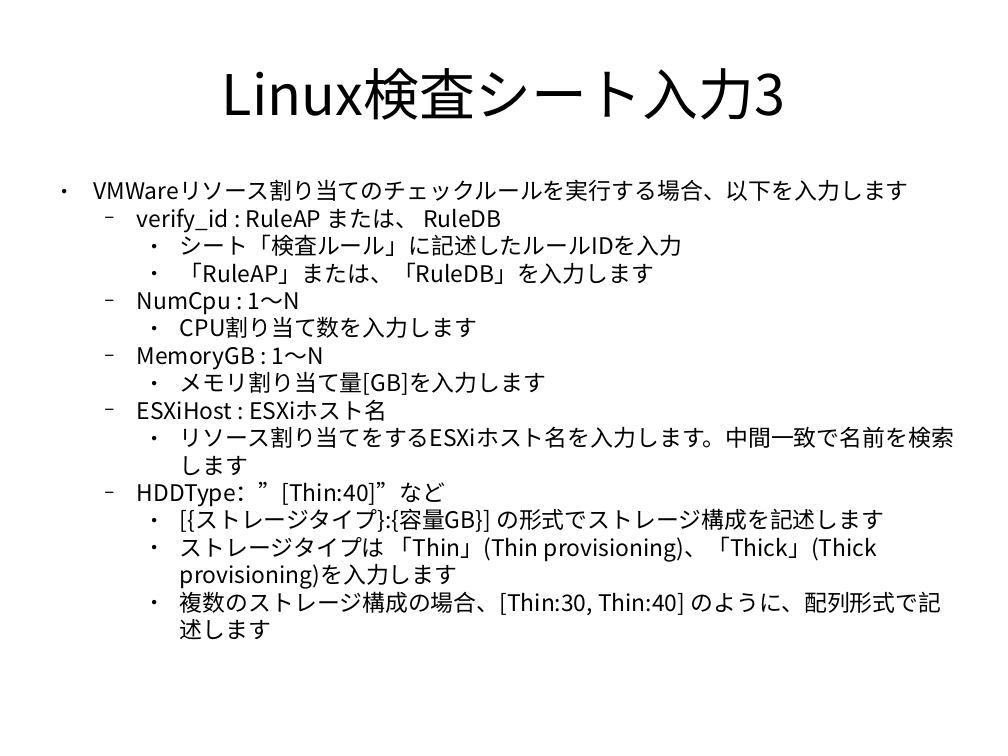
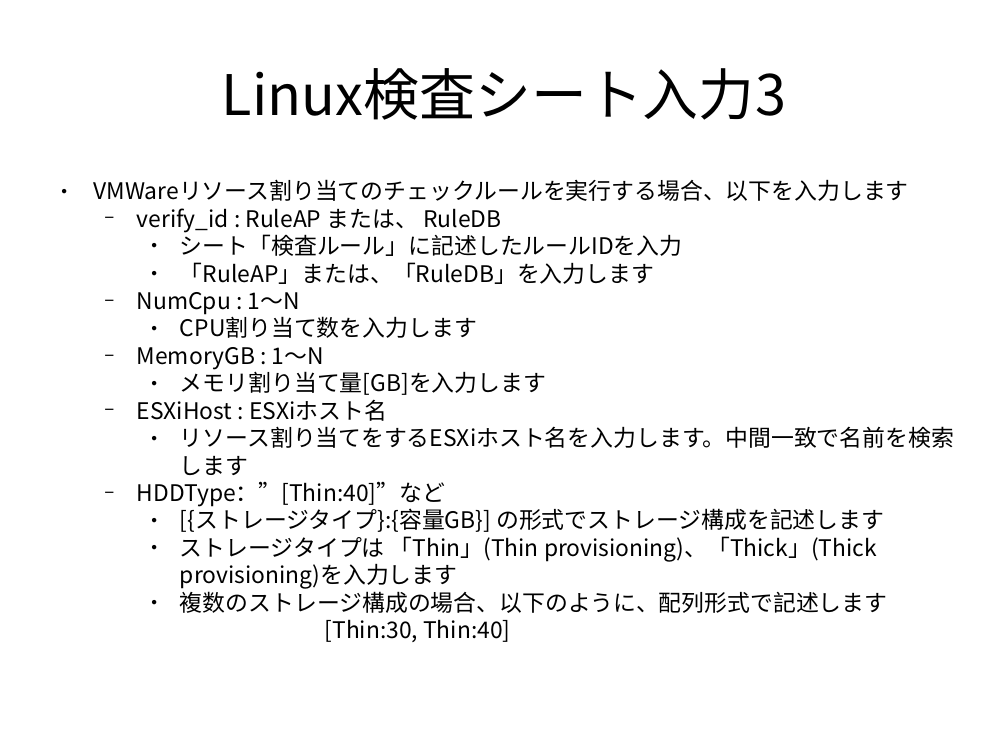
Before and after one commit to frsw3nr/gradle-server-acceptance, a slide deck: slide 21 of docs/jp/tutorial_test_pc.pptx. Drawn at 1008x756 pixels with LibreOffice and Linux fonts; fonts in the diff are those of the drawing. Boxes give left, top, right and bottom in pixels: in the first picture for what was removed or moved away, otherwise in the second. Text is boxed around its words. In the diff, an @@ line names an element or a change of style, - is before the commit and + after.

```diff
--- a/docs/jp/tutorial_test_pc.pptx
+++ b/docs/jp/tutorial_test_pc.pptx
@@ text at box(180, 588, 887, 642): text changed @@
-    ● 複数のストレージ構成の場合、[Thin:30, Thin:40] のように、配列形式で記述します
+    ● 複数のストレージ構成の場合、以下のように、配列形式で記述します
+[Thin:30, Thin:40]
```
Also in this commit, not shown: 16 other slides changed, 8 slides added, 10 other files.
